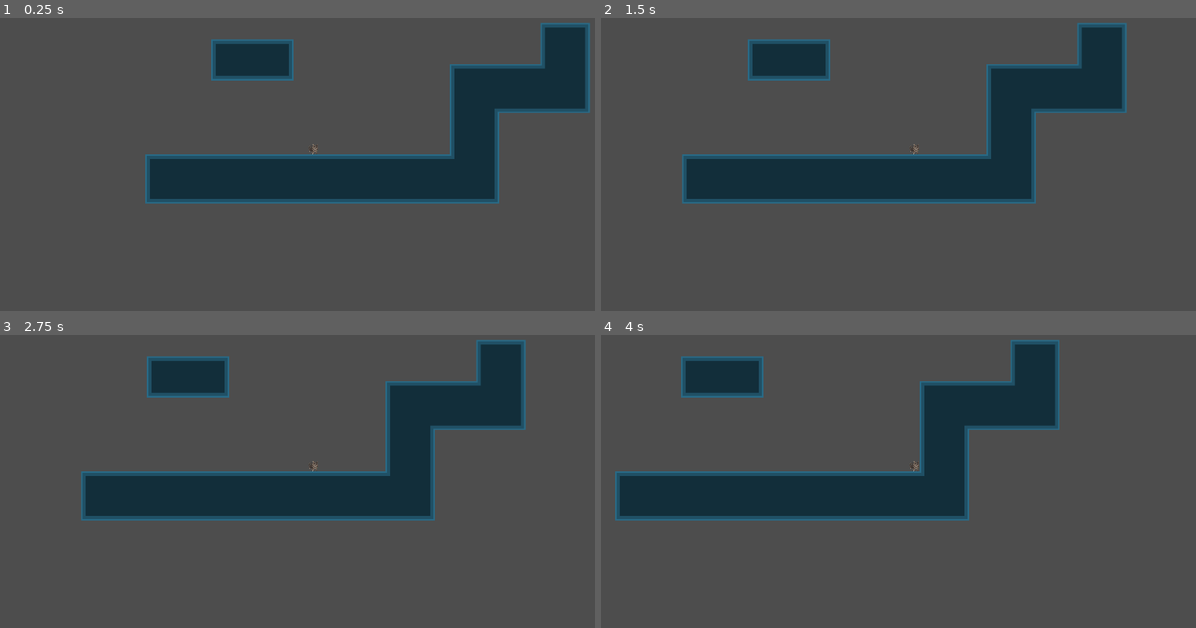
Above: before the commit, frames 1-4 (two rows, left to right).
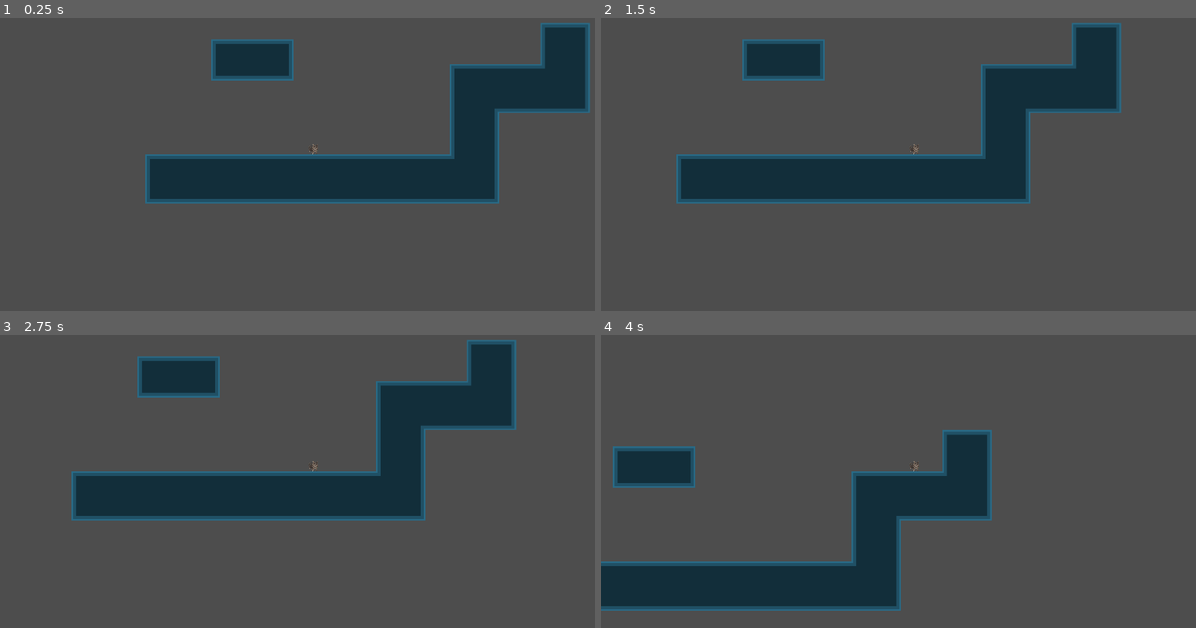
Above: after the commit, the same moments.

Repository: Inkling4/jumpy-cat
Game: Godot game, scene res://scenes/lvl_test.tscn
Two runs of this game, one before a commit and one after it. Both use one fixed random seed, a clock stepped at 60 frames per second and the inputs below. The project has no main scene, so this scene is started directly.
Inputs (mouse positions are in pixels of both pictures, inside the frame that each line leads up to):
- Up to frame 1 (0.25 s): no input
- Up to frame 2 (1.5 s): tap Enter at 0.5 s; move the mouse to (1053, 132) at 0.52 s; press the mouse at (1053, 132) at 0.53 s; tap Space at 1.25 s; move the mouse to (791, 167) at 1.27 s; release the mouse at (791, 167) at 1.28 s; click (791, 167) at 1.35 s
- Up to frame 3 (2.75 s): tap Enter at 2 s; move the mouse to (374, 387) at 2.02 s; press the mouse at (374, 387) at 2.03 s
- Up to frame 4 (4 s): tap Space at 2.75 s; move the mouse to (880, 537) at 2.77 s; release the mouse at (880, 537) at 2.78 s; click (880, 537) at 2.85 s; move the mouse to (1100, 519) at 3.52 s; press the mouse at (1100, 519) at 3.53 s

The runs differ from the first frame. In frame 2, 2.5% of the frame differs, in the area x 12-89%, y 1-64%; in frame 3, 3.5%; in frame 4, 27%, in the area x 0-78%, y 1-95%.

Commit message:
Better code for launching gato

Diff:
--- a/scenes/gato.tscn
+++ b/scenes/gato.tscn
@@ -382,8 +382,6 @@
 AudioPlayer = NodePath("AudioStreamPlayer2D")
 animated_sprite_2d = NodePath("CollisionShape2D/AnimatedSprite2D")
 gravity = 600.0
-y_launch_speed_limit = 800.0
-x_launch_speed_limit = 400.0
 friction = 6000.0
 
 [node name="CollisionShape2D" type="CollisionShape2D" parent="."]
--- a/scenes/lvl_test.tscn
+++ b/scenes/lvl_test.tscn
@@ -1,7 +1,11 @@
-[gd_scene load_steps=3 format=4 uid="uid://pius6sdxkutk"]
+[gd_scene load_steps=4 format=4 uid="uid://pius6sdxkutk"]
 
 [ext_resource type="TileSet" uid="uid://blnwyt78un0h1" path="res://tilesets/lazy_ground.tres" id="1_imya8"]
 [ext_resource type="PackedScene" uid="uid://s4er21x1mdw3" path="res://scenes/gato.tscn" id="2_b5x6v"]
+
+[sub_resource type="Curve" id="Curve_b5x6v"]
+_data = [Vector2(0, 0), 0.0, 2.0224721, 0, 1, Vector2(0.25, 0.50561804), 2.0224721, 0.7072736, 1, 0, Vector2(1, 1), 0.6705131, 0.0, 0, 0]
+point_count = 3
 
 [node name="Test" type="Node2D"]
 
@@ -18,8 +22,13 @@
 
 [node name="Gato" parent="." instance=ExtResource("2_b5x6v")]
 position = Vector2(116, -165)
-gravity = 2200.0
-x_launch_speed_limit = 800.0
+gravity = 1600.0
+x_max_drag_distace = 1000.0
+y_max_drag_distace = 1000.0
+x_max_launch_speed = 600.0
+y_max_launch_speed = 850.0
+friction = 7000.0
+drag_distance_multiplier_curve = SubResource("Curve_b5x6v")
 
 [node name="Camera2D" type="Camera2D" parent="Gato"]
 position = Vector2(0, 1)
--- a/scripts/gato.gd
+++ b/scripts/gato.gd
@@ -11,12 +11,14 @@
 
 # Gravity modifier
 @export var gravity : float
-@export var x_launch_speed_limit : float
-@export var y_launch_speed_limit : float
-@export var x_speed_multiplier : float
-@export var y_speed_multiplier : float
+@export var x_max_drag_distace : float
+@export var y_max_drag_distace : float
+@export var x_max_launch_speed : float
+@export var y_max_launch_speed : float
 @export var friction : float
 @export var movement_scale : float = 6
+@export var drag_distance_multiplier_curve : Curve
+
 
 var mouse_pos_start : Vector2
 var mouse_pos_current : Vector2
@@ -87,8 +89,15 @@
 
 func launch() -> void:
 	var _velocity = velocity
-	_velocity.x = clamp(drag_length, 0, x_launch_speed_limit) * drag_direction.x
-	_velocity.y = clamp(drag_length, 0, y_launch_speed_limit) * drag_direction.y
+
+	var _drag_distance_multiplier_x = clamp(drag_length, 0, x_max_drag_distace) / x_max_drag_distace
+	var _drag_distance_multiplier_y = clamp(drag_length, 0, y_max_drag_distace) / y_max_drag_distace
+	_drag_distance_multiplier_x = drag_distance_multiplier_curve.sample(_drag_distance_multiplier_x)
+	_drag_distance_multiplier_y = drag_distance_multiplier_curve.sample(_drag_distance_multiplier_y)
+	print(_drag_distance_multiplier_y)
+
+	_velocity.x = (x_max_launch_speed * _drag_distance_multiplier_x) * drag_direction.x
+	_velocity.y = (y_max_launch_speed * _drag_distance_multiplier_y) * drag_direction.y
 	velocity = _velocity * movement_scale
 
 func check_draggable_state() -> void:
